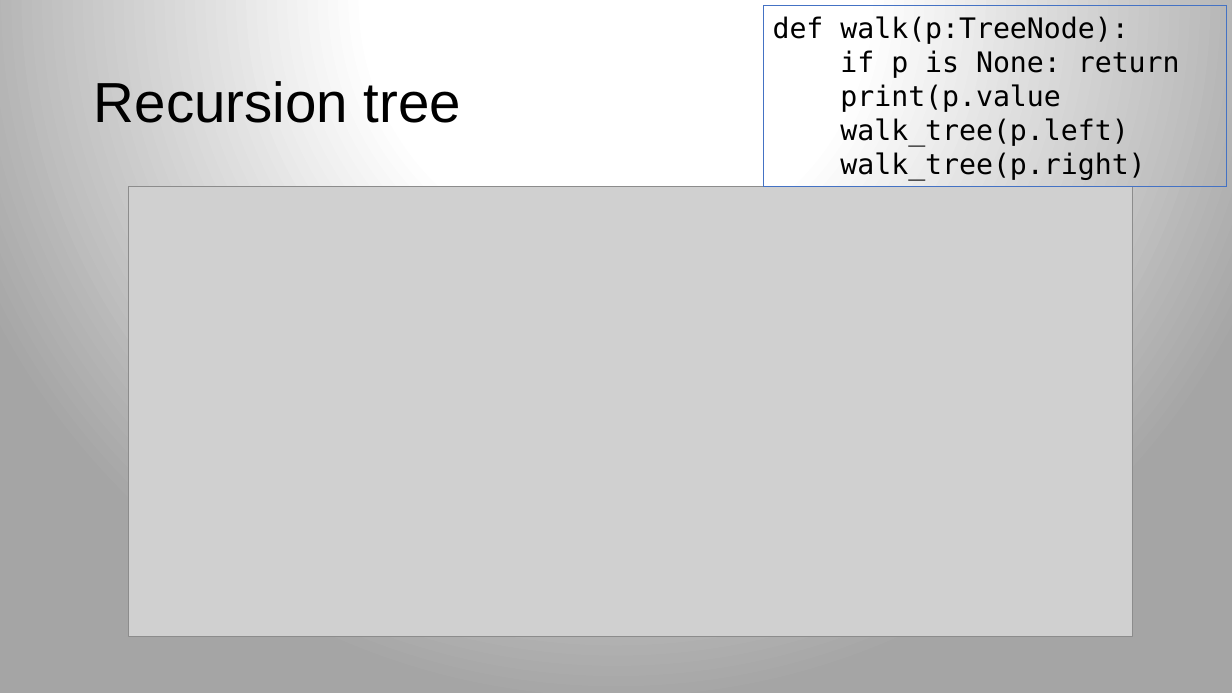
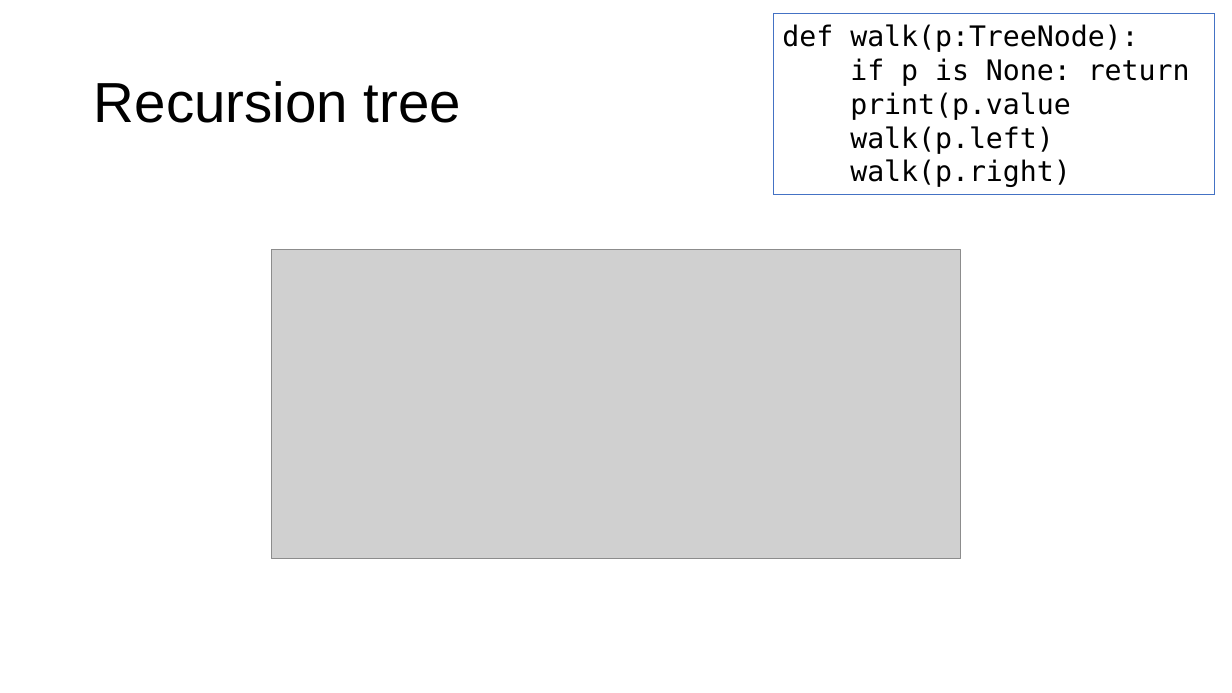
Before and after one commit to parrt/msds689, a slide deck: slide 8 of notes/walking-structures.pptx. Drawn at 1232x693 pixels with LibreOffice and Linux fonts; fonts in the diff are those of the drawing; grey boxes stand for pictures; background and template pictures are left out. Boxes give left, top, right and bottom in pixels: in the first picture for what was removed or moved away, otherwise in the second. Text is boxed around its words. In the diff, an @@ line names an element or a change of style, - is before the commit and + after.

```diff
--- a/notes/walking-structures.pptx
+++ b/notes/walking-structures.pptx
@@ background gradient #FFFFFF to #A5A5A5 to #FFFFFF @@
@@ rectangle "def walk(p:TreeNode):": place and size @@
-rectangle "def walk(p:TreeNode):" at bbox=[763, 6, 1226, 186]
+rectangle "def walk(p:TreeNode):" at bbox=[774, 14, 1214, 194]
@@ text in rectangle at bbox=[850, 126, 1071, 187]: text changed @@
-walk_tree(p.left)
-walk_tree(p.right)
+walk(p.left)
+walk(p.right)
@@ picture: place and size @@
-picture at bbox=[128, 187, 1133, 638]
+picture at bbox=[272, 250, 961, 559]
```
Also in this commit, not shown: 12 other slides changed, 2 slides added, 2 other files.
